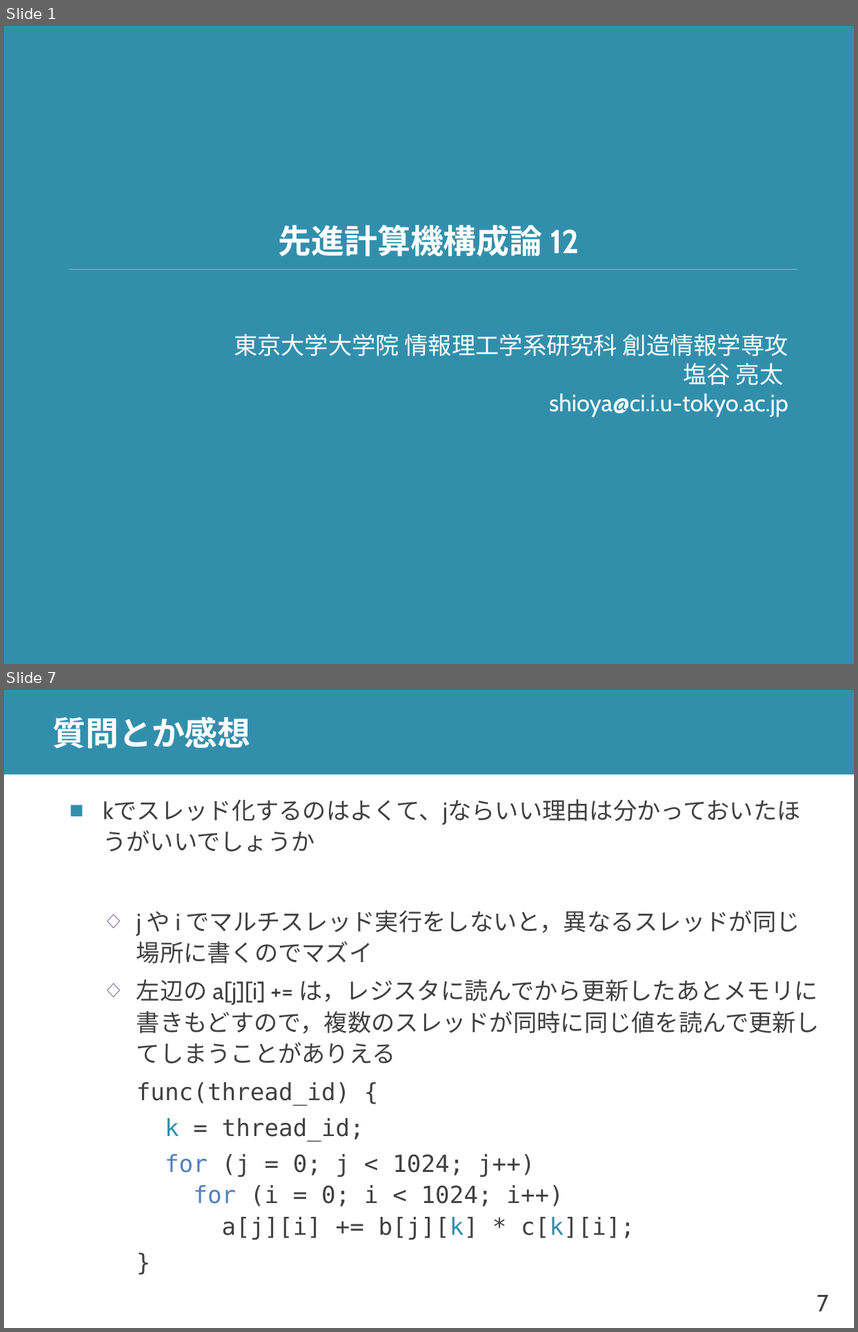
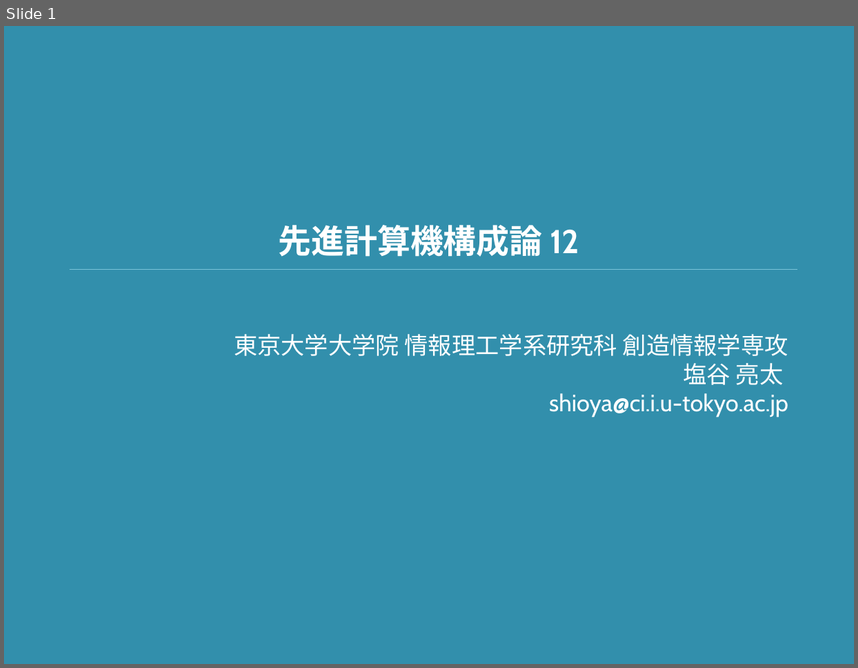
Before and after one commit to shioyadan/advanced-computer-organization, a slide deck: aco-shioya-12.pptx. Shown one above the other, each under a label of ours: slides 1 and 7 before the commit, slide 1 after it; the slides between them are not shown. The pictures are 858x1332 and 858x668 pixels, drawn with LibreOffice and Linux fonts; fonts in the diff are those of the drawing. Boxes give left, top, right and bottom in pixels: in the first picture for what was removed or moved away, otherwise in the second. Text is boxed around its words. In the diff, an @@ line names an element or a change of style, - is before the commit and + after.

Commit message:
第１２回を更新

```diff
--- a/aco-shioya-12.pptx
+++ b/aco-shioya-12.pptx
@@ slide 7 removed at (x1=4, y1=690, x2=854, y2=1328), background #FFFFFF @@
@@ rectangle removed at (x1=4, y1=690, x2=854, y2=774) @@
@@ title removed at (x1=53, y1=717, x2=251, y2=749) @@
-質問とか感想
@@ text removed at (x1=103, y1=799, x2=820, y2=1239) @@
-■ kでスレッド化するのはよくて、jならいい理由は分かっておいたほうがいいでしょうか
-  ◇ j や i でマルチスレッド実行をしないと，異なるスレッドが同じ場所に書くのでマズイ
-  ◇ 左辺の a[j][i] += は，レジスタに読んでから更新したあとメモリに書きもどすので，複数のスレッドが同時に同じ値を読んで更新してしまうことがありえる
-    func(thread_id) {
-    k = thread_id;
-    for (j = 0; j < 1024; j++)
-    for (i = 0; i < 1024; i++)
-    a[j][i] += b[j][k] * c[k][i];
-    }
@@ page number removed at (x1=817, y1=1294, x2=829, y2=1311) @@
-7
```
Also in this commit, not shown: 11 slides changed, 7 slides added, 10 other slides removed, 1 other file.
